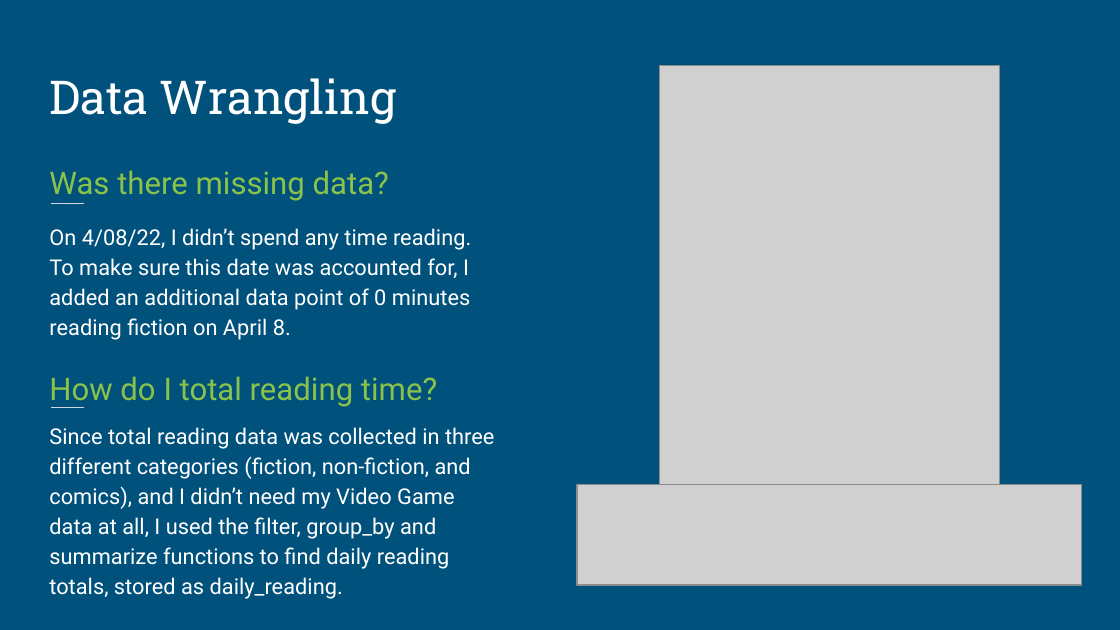
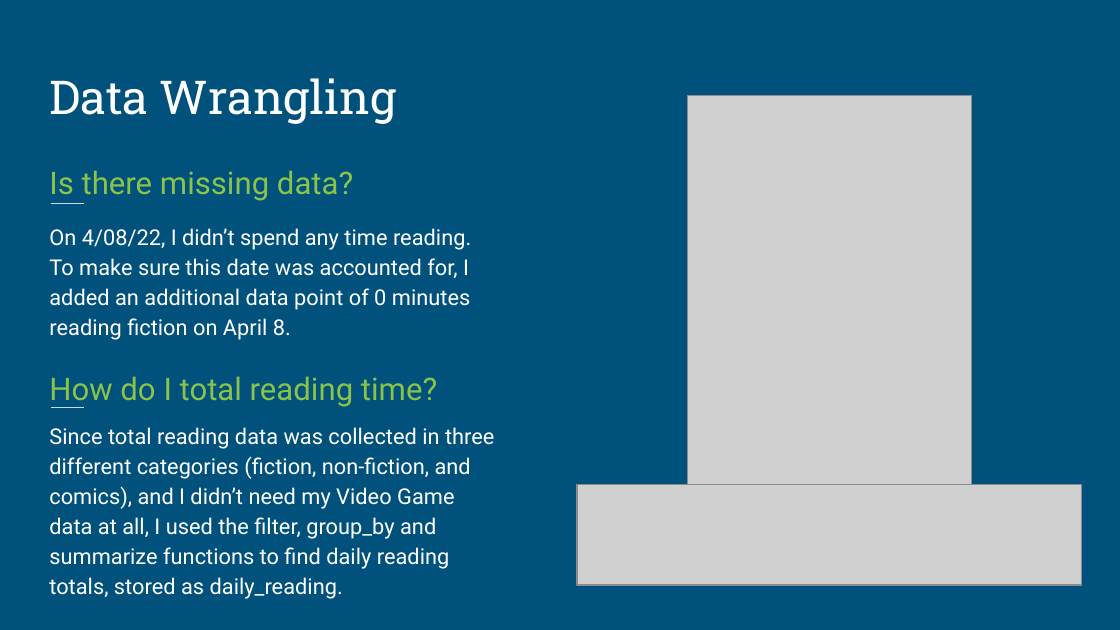
Before and after one commit to DoctorFarmer/DataScienceDegree, a slide deck: slide 5 of Data211 Project.pptx. Drawn at 1120x630 pixels with LibreOffice and Linux fonts; fonts in the diff are those of the drawing; grey boxes stand for pictures. Boxes give left, top, right and bottom in pixels: in the first picture for what was removed or moved away, otherwise in the second. Text is boxed around its words. In the diff, an @@ line names an element or a change of style, - is before the commit and + after.

```diff
--- a/Data211 Project.pptx
+++ b/Data211 Project.pptx
@@ picture resized from (x1=660, y1=66, x2=1000, y2=486) to (x1=688, y1=95, x2=972, y2=488) @@
@@ text at (x1=49, y1=170, x2=353, y2=201): text changed @@
-Was there missing data?
+Is there missing data?
```
Also in this commit, not shown: 4 other slides changed, 1 slide added.
